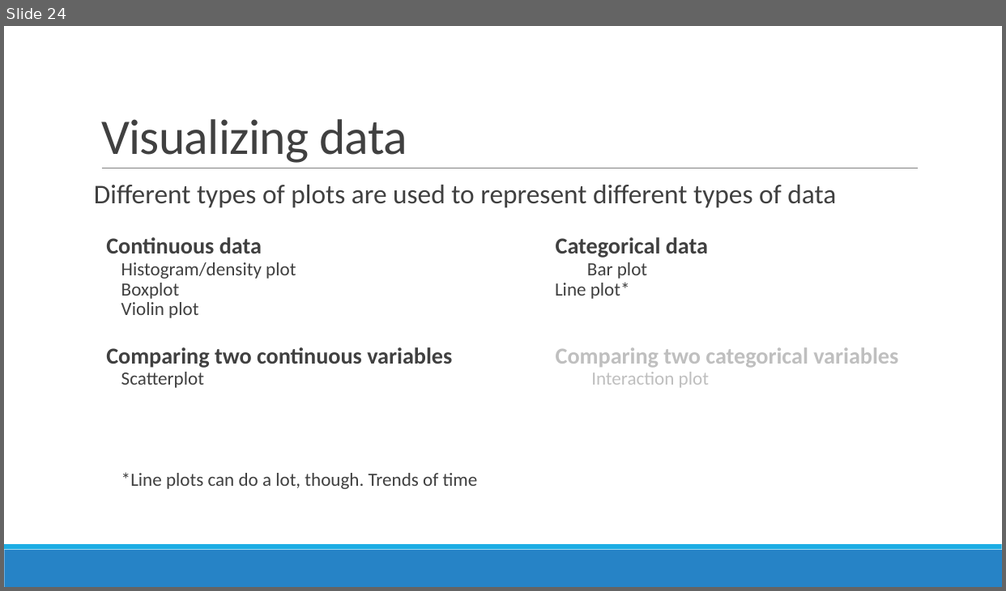
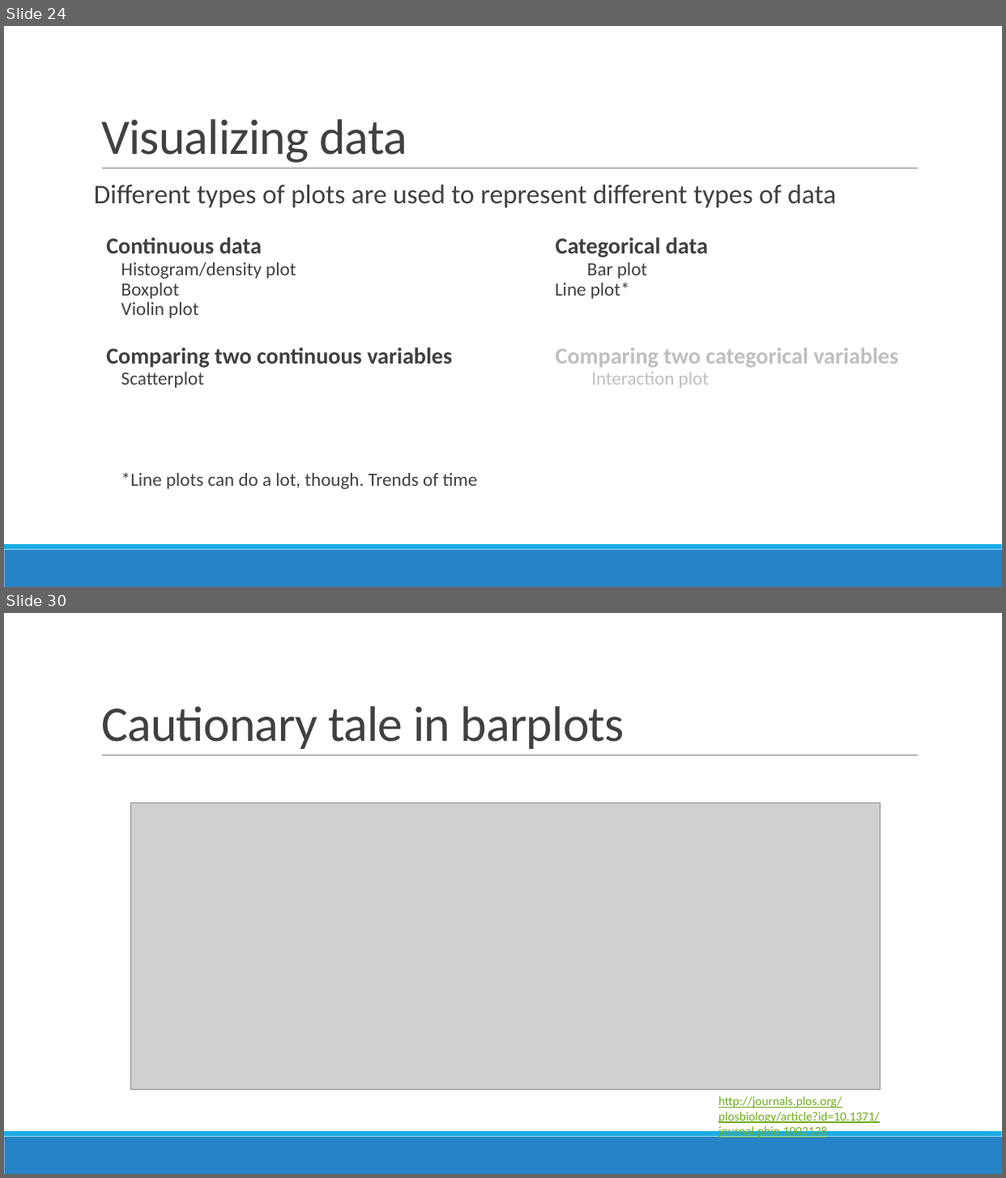
Before and after one commit to sjspielman/bio5312_fall2017, a slide deck: slides/intro.pptx. Shown one above the other, each under a label of ours: slide 24 before the commit, slides 24 and 30 after it; the slides between them are not shown. The pictures are 1006x591 and 1006x1178 pixels, drawn with LibreOffice and Linux fonts; fonts in the diff are those of the drawing; grey boxes stand for pictures. Boxes give left, top, right and bottom in pixels: in the first picture for what was removed or moved away, otherwise in the second. Text is boxed around its words. In the diff, an @@ line names an element or a change of style, - is before the commit and + after.

```diff
--- a/slides/intro.pptx
+++ b/slides/intro.pptx
@@ slide 30 added at box(4, 613, 1002, 1174), background #FFFFFF; not listed: 3 template elements that a slide beside it also shows @@
@@ title added at box(101, 706, 624, 749), 48 pt, text #404040 @@
+Cautionary tale in barplots
@@ picture added at box(131, 803, 880, 1090) @@
@@ text added at box(718, 1097, 880, 1139), 12 pt, text #6EAC1C, underline @@
+http://journals.plos.org/plosbiology/article?id=10.1371/journal.pbio.1002128
```
Also in this commit, not shown: 7 other slides added, 3 slides removed, 13 other files.
